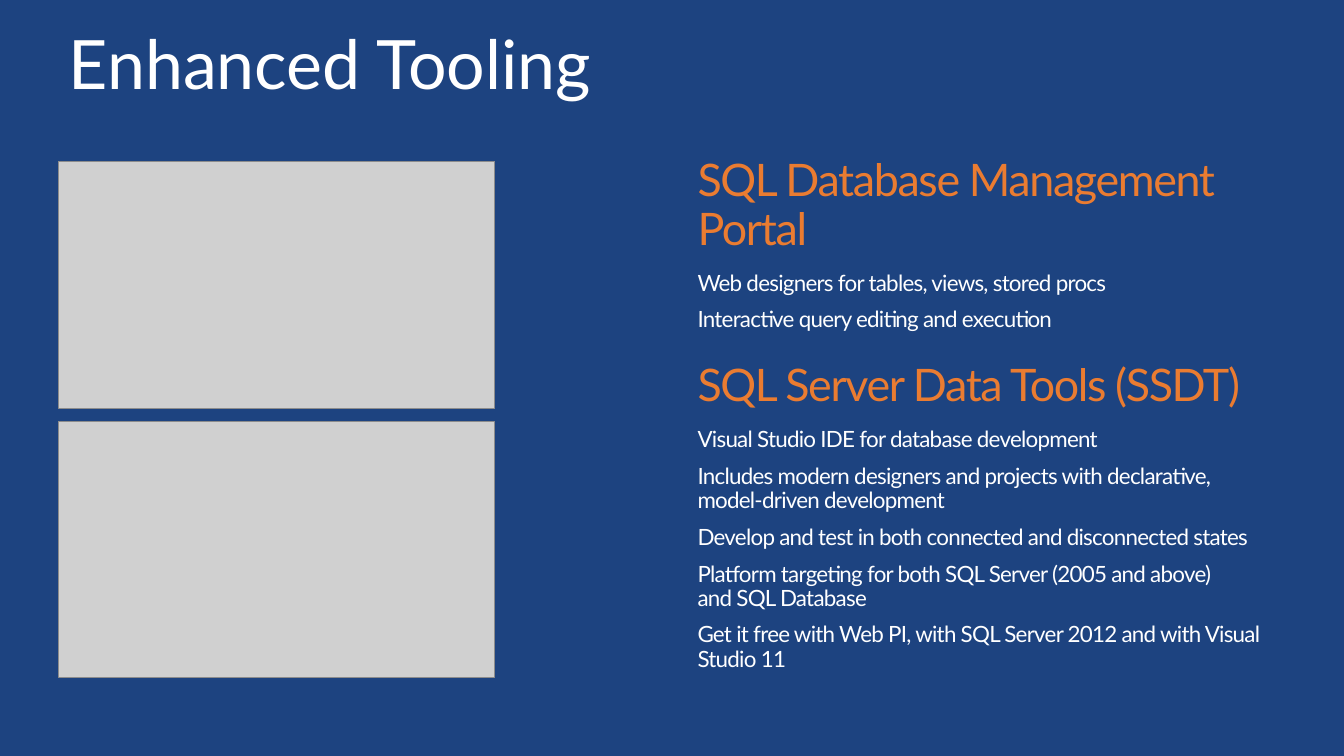
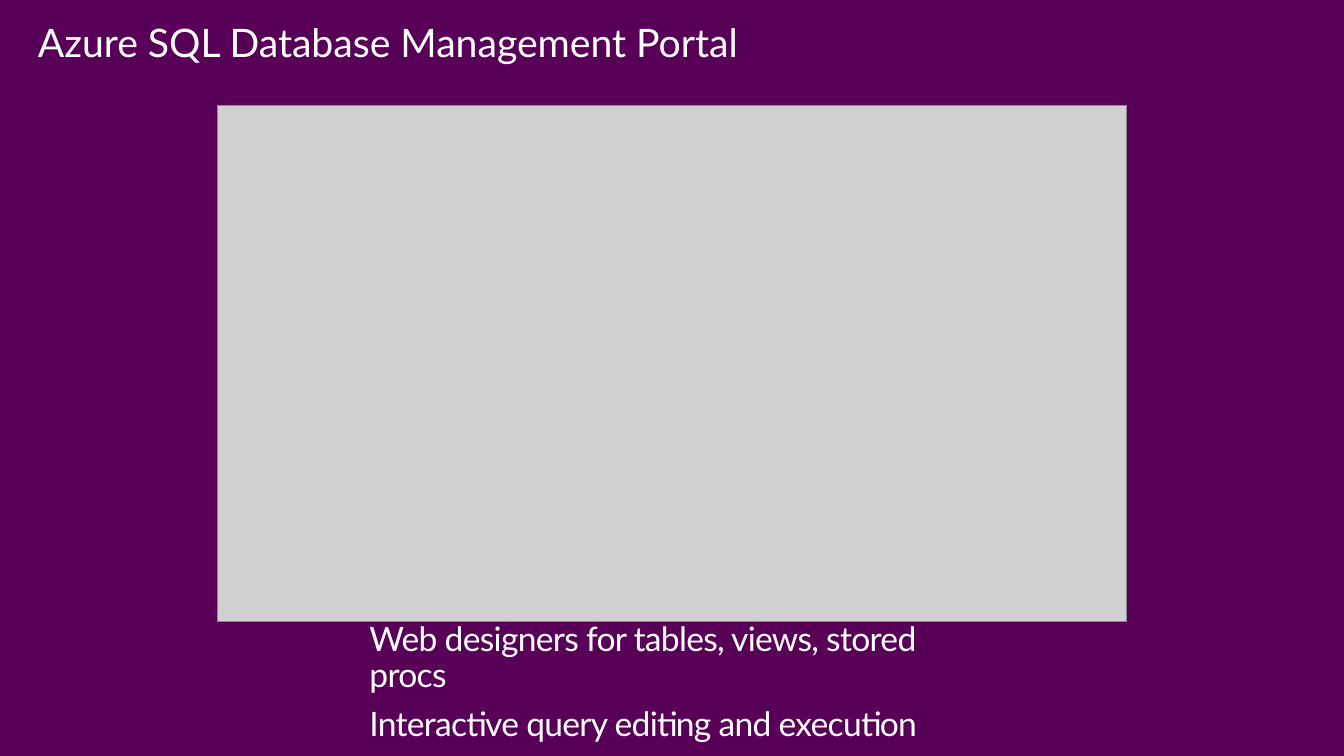
Before and after one commit to sack212/BasicAzureCamp, a slide deck: slide 27 of Data/Data.pptx (slide 15 before the commit). Drawn at 1344x756 pixels with LibreOffice and Linux fonts; fonts in the diff are those of the drawing; grey boxes stand for pictures; background and template pictures are left out. Boxes give left, top, right and bottom in pixels: in the first picture for what was removed or moved away, otherwise in the second. Text is boxed around its words. In the diff, an @@ line names an element or a change of style, - is before the commit and + after.

```diff
--- a/Data/Data.pptx
+++ b/Data/Data.pptx
@@ background picture (left out) to #580058 @@
@@ text added at (x1=38, y1=28, x2=738, y2=64), 28 pt, text #FFFFFF @@
+Azure SQL Database Management Portal
@@ title removed at (x1=69, y1=39, x2=591, y2=102) @@
-Enhanced Tooling
@@ picture resized from (x1=58, y1=161, x2=494, y2=408) to (x1=218, y1=106, x2=1127, y2=622) @@
@@ text at (x1=698, y1=163, x2=1215, y2=246): paragraph removed @@
-SQL Database Management Portal
@@ text at (x1=698, y1=366, x2=1260, y2=667): paragraphs removed @@
-SQL Server Data Tools (SSDT)
-  Visual Studio IDE for database development
-  Includes modern designers and projects with declarative,
-  model-driven development
-  Develop and test in both connected and disconnected states
-  Platform targeting for both SQL Server (2005 and above)
-  and SQL Database
-  Get it free with Web PI, with SQL Server 2012 and with Visual Studio 11
@@ picture removed at (x1=58, y1=421, x2=494, y2=678) @@
@@ text "Web designers for tables, views, ..." moved from (x1=698, y1=163, x2=1260, y2=667) to (x1=369, y1=626, x2=917, y2=742) @@
@@ text "Web designers for tables, views, ..." at (x1=369, y1=626, x2=917, y2=742): size 16 to 24 pt; vertical alignment top to middle @@
```
Also in this commit, not shown: 79 other slides changed, 21 slides added.
